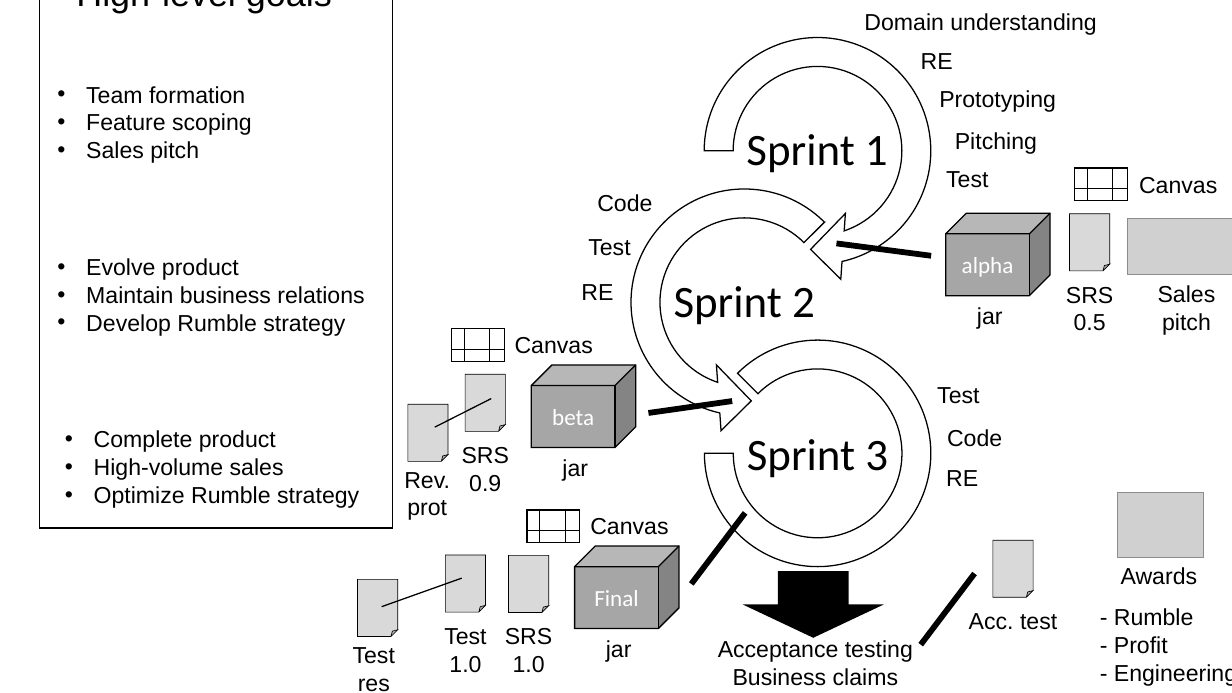
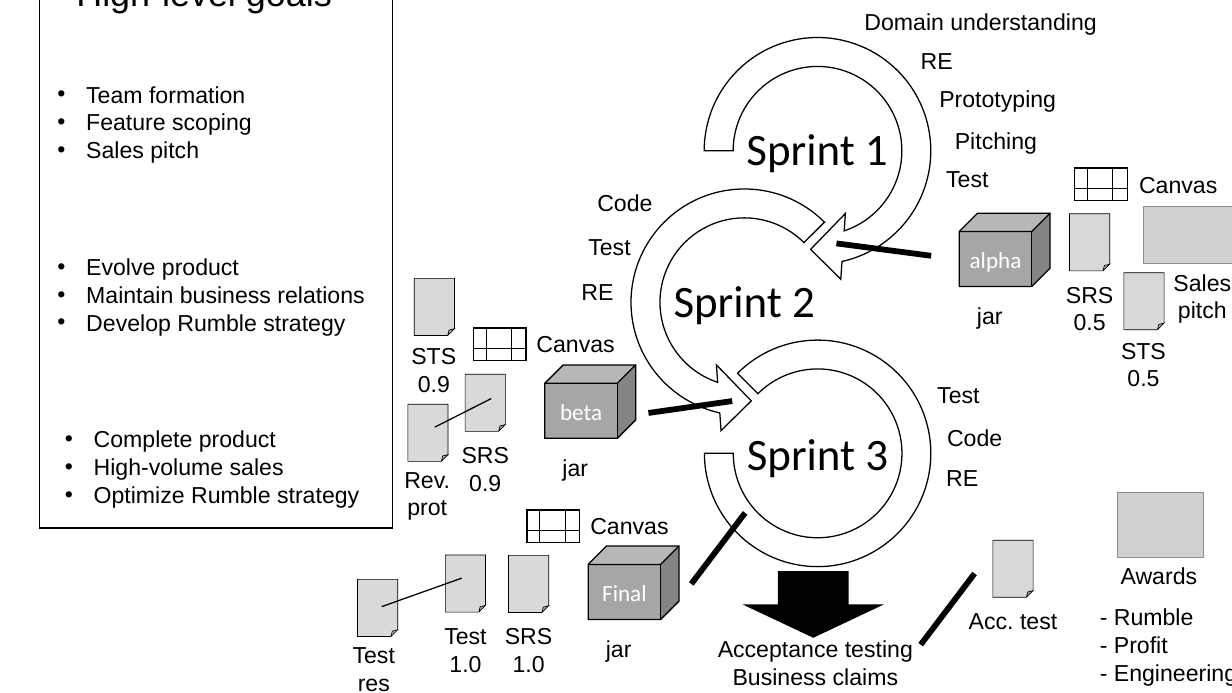
Before and after one commit to lunduniversity/introsofteng, a slide deck: slide 6 of project-rumble/figures/etsa02_figures.pptx. Drawn at 1232x693 pixels with LibreOffice and Linux fonts; fonts in the diff are those of the drawing; grey boxes stand for pictures. Boxes give left, top, right and bottom in pixels: in the first picture for what was removed or moved away, otherwise in the second. Text is boxed around its words. In the diff, an @@ line names an element or a change of style, - is before the commit and + after.

```diff
--- a/project-rumble/figures/etsa02_figures.pptx
+++ b/project-rumble/figures/etsa02_figures.pptx
@@ picture: place and size @@
-picture at box(1128, 219, 1232, 275)
+picture at box(1143, 207, 1232, 263)
@@ cube "alpha": place and size @@
-cube "alpha" at box(946, 213, 1051, 296)
+cube "alpha" at box(959, 213, 1050, 287)
@@ text "Sales pitch": place and size @@
-text "Sales pitch" at box(1158, 285, 1216, 335)
+text "Sales pitch" at box(1173, 274, 1231, 323)
@@ folded corner added at box(414, 278, 455, 335), fill #D9D9D9, outline #000000 0.5 pt @@
@@ folded corner added at box(1124, 273, 1165, 330), fill #D9D9D9, outline #000000 0.5 pt @@
@@ text added at box(411, 348, 456, 393), 18 pt, text #000000 @@
+STS
+0.9
@@ 3 lines, 1 text, 1 rectangle: place and size @@
-3 lines, 1 text, 1 rectangle at box(452, 329, 593, 361)
+3 lines, 1 text, 1 rectangle at box(474, 328, 614, 360)
@@ text added at box(1121, 343, 1166, 387), 18 pt, text #000000 @@
+STS
+0.5
@@ cube "beta": place and size @@
-cube "beta" at box(531, 365, 636, 447)
+cube "beta" at box(545, 365, 636, 438)
@@ cube "Final": place and size @@
-cube "Final" at box(575, 546, 679, 628)
+cube "Final" at box(589, 546, 679, 619)
```
Also in this commit, not shown: 3 other files.
